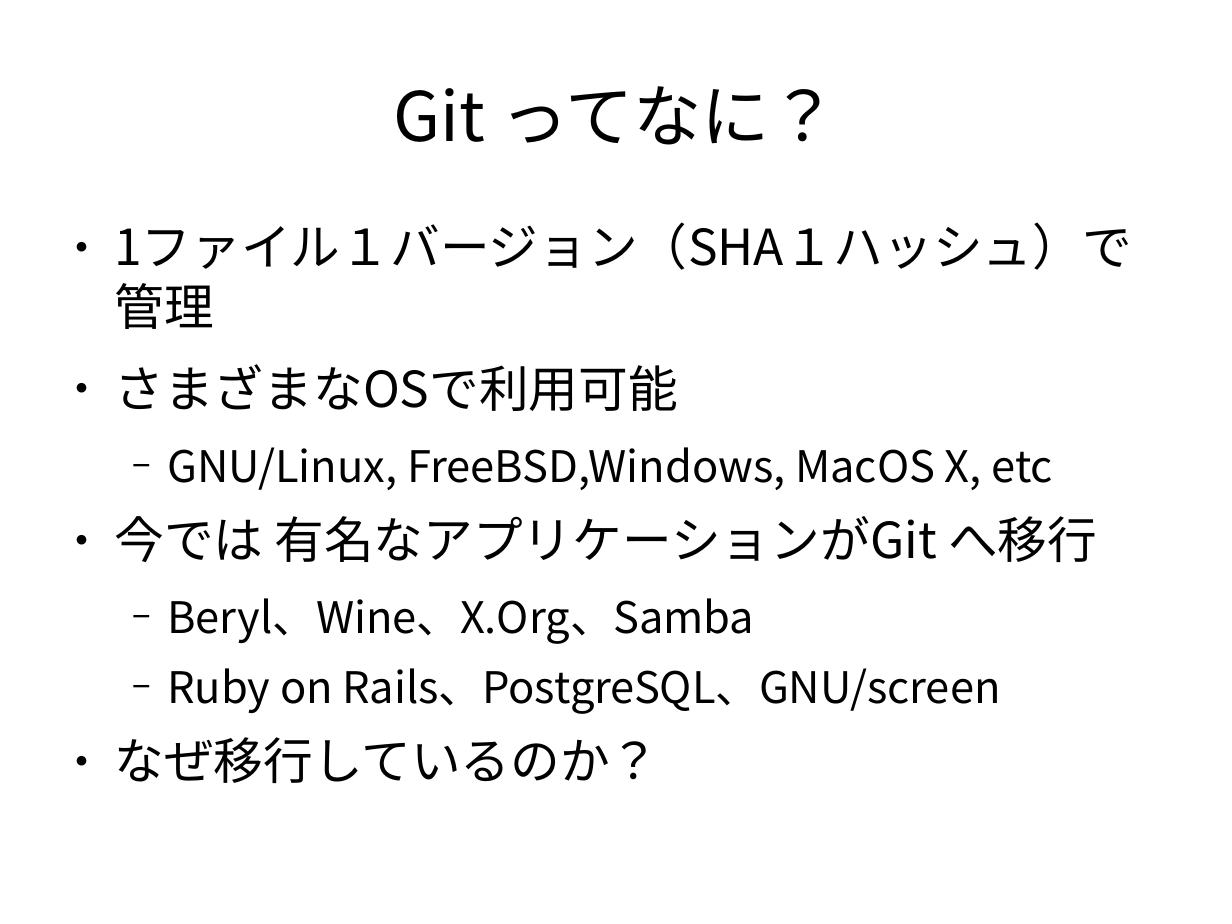
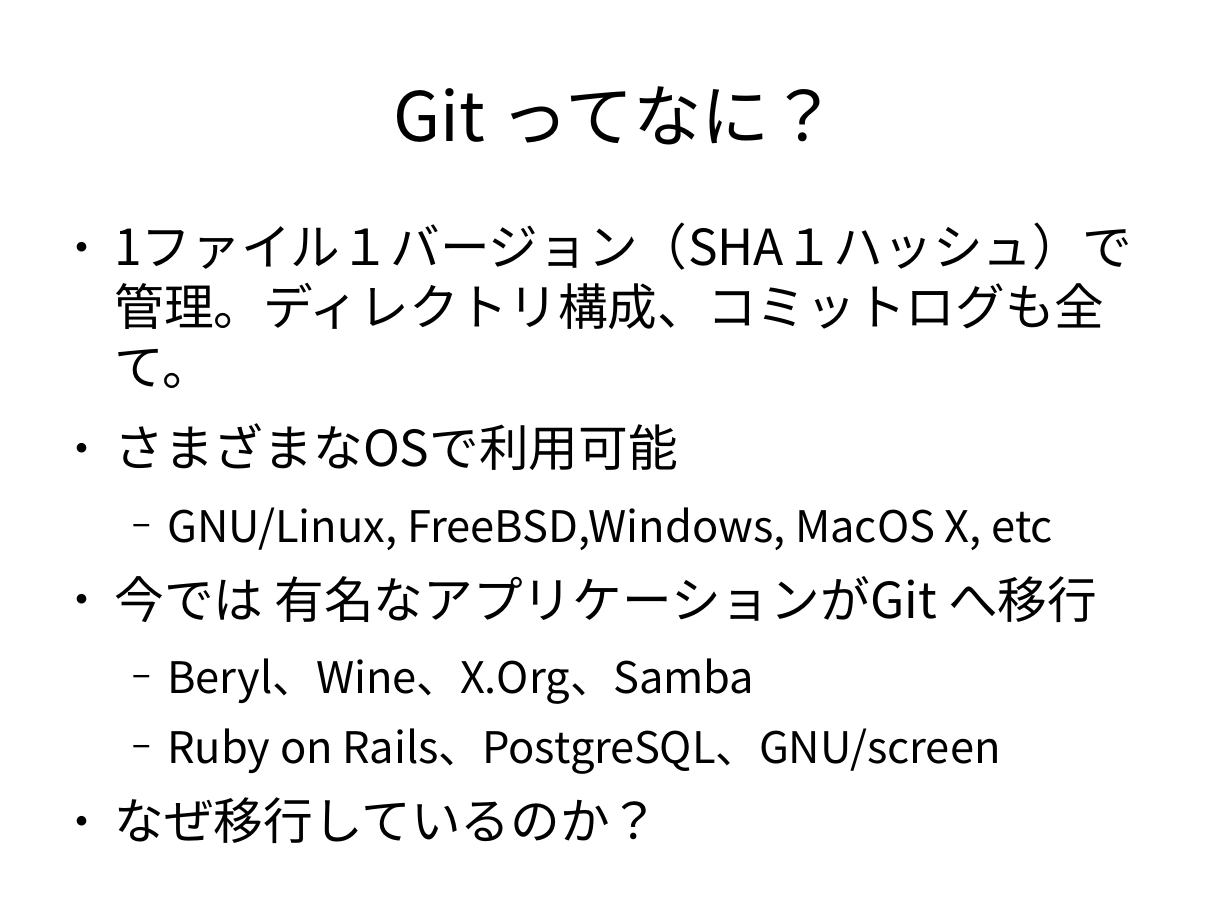
Before and after one commit to dancerj/monthly-report, a slide deck: slide 5 of osc2008-git.odp. Drawn at 1232x924 pixels with LibreOffice and Linux fonts; fonts in the diff are those of the drawing; background and template pictures are left out. Boxes give left, top, right and bottom in pixels: in the first picture for what was removed or moved away, otherwise in the second. Text is boxed around its words. In the diff, an @@ line names an element or a change of style, - is before the commit and + after.

```diff
--- a/osc2008-git.odp
+++ b/osc2008-git.odp
@@ text at (114, 222, 1131, 388): text changed @@
-● 1ファイル１バージョン（SHA１ハッシュ）で管理
+● 1ファイル１バージョン（SHA１ハッシュ）で管理。ディレクトリ構成、コミットログも全て。
```
Also in this commit, not shown: 3 other slides changed.
